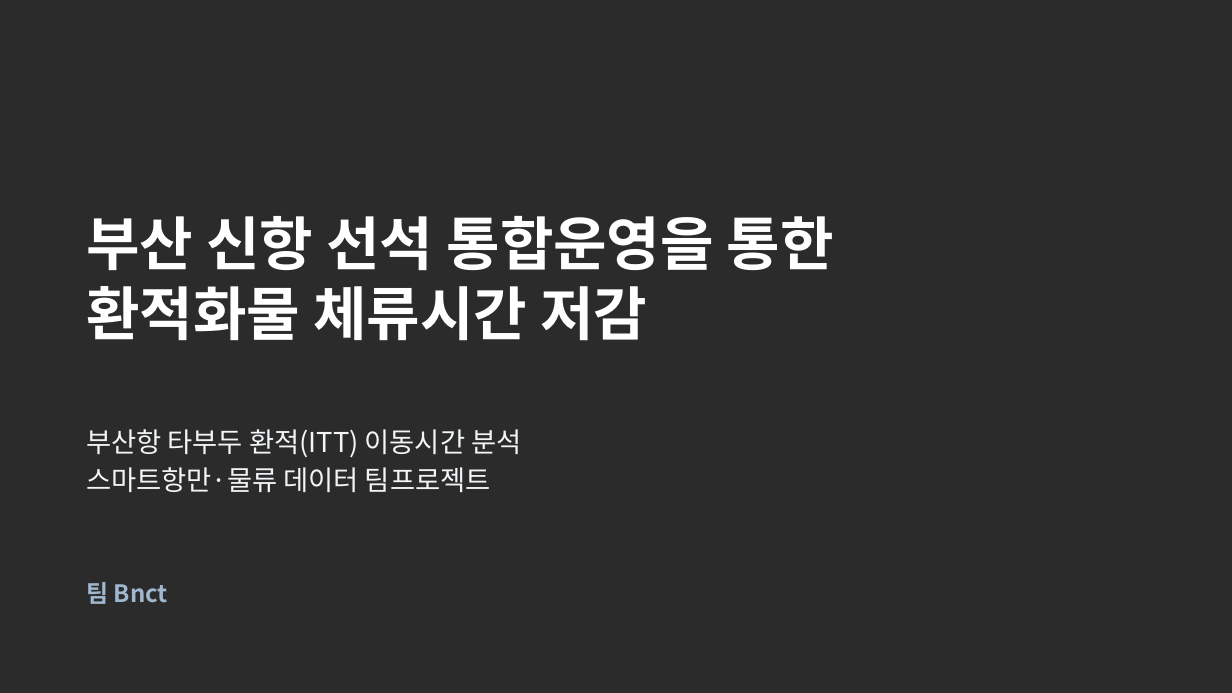
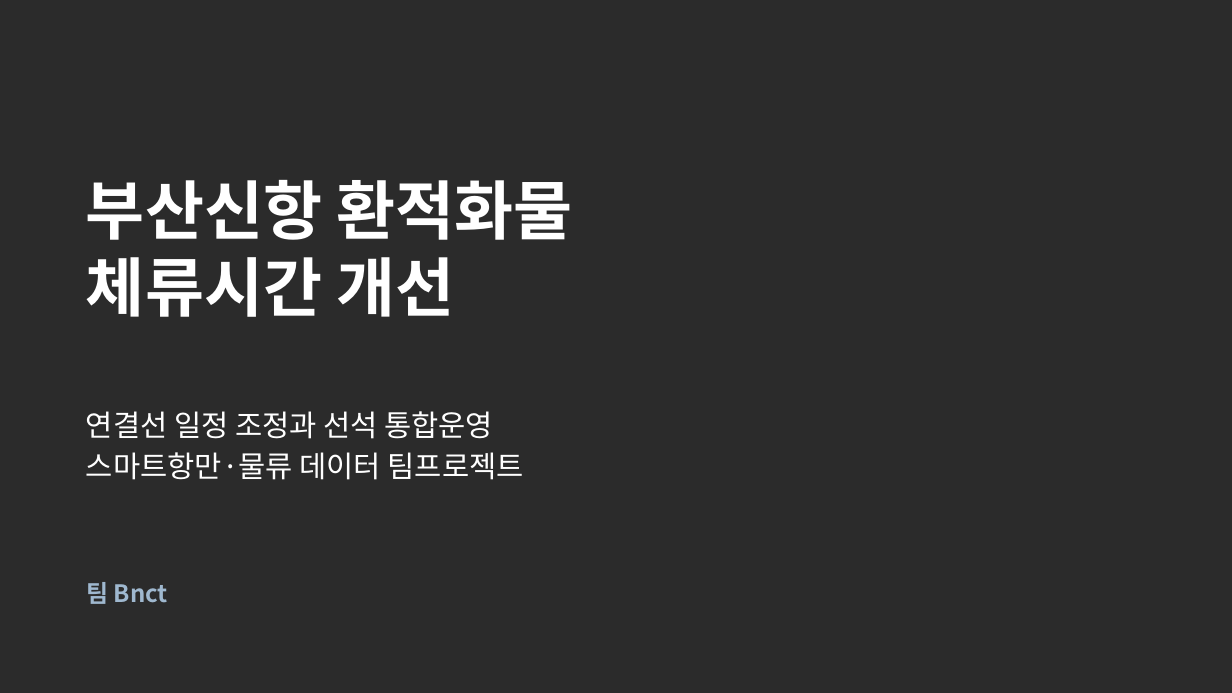
Before and after one commit to busan-itt/PPT, a slide deck: slide 1 of busan_itt_presentation.pptx. Drawn at 1232x693 pixels with LibreOffice and Linux fonts; fonts in the diff are those of the drawing; background and template pictures are left out; a plain dark background stands for a picture behind light text. Boxes give left, top, right and bottom in pixels: in the first picture for what was removed or moved away, otherwise in the second. Text is boxed around its words. In the diff, an @@ line names an element or a change of style, - is before the commit and + after.

Commit message:
발표자료 가독성 개선 및 원본 수치·용어 검증 반영

```diff
--- a/busan_itt_presentation.pptx
+++ b/busan_itt_presentation.pptx
@@ title at (x1=86, y1=180, x2=573, y2=317): text changed; size 34 to 37.5 pt @@
-부산 신항 선석 통합운영을 통한 환적화물 체류시간 저감
+부산신항 환적화물
+체류시간 개선
@@ text at (x1=86, y1=411, x2=493, y2=439): text changed; size 16 to 17.2 pt; text colour #F2F5F7 to #FFFFFF @@
-부산항 타부두 환적(ITT) 이동시간 분석
+연결선 일정 조정과 선석 통합운영
@@ text "연결선 일정 조정과 선석 통합운영" moved from (x1=86, y1=429, x2=521, y2=492) to (x1=86, y1=411, x2=524, y2=480) @@
@@ text at (x1=86, y1=452, x2=524, y2=480): size 16 to 17.2 pt, text colour #F2F5F7 to #FFFFFF in "스마트항만·물류 데이터 팀프로젝트" @@
```
Also in this commit, not shown: 10 other slides changed, 8 slides added, 7 slides removed, 2 other files.
